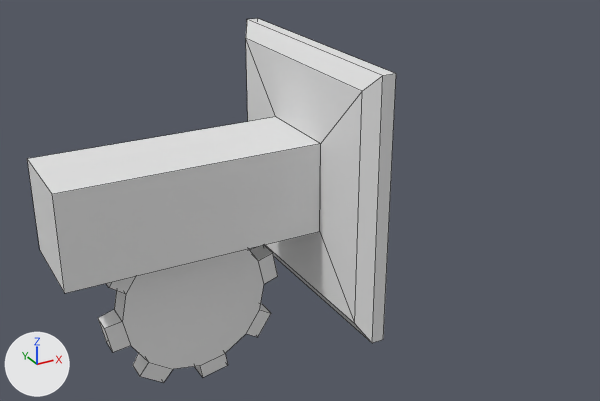
The Blender file Assets/Crusher.blend: old version first, new version second.
Before and after are seen from a camera (50 mm lens) standing at (-1.97, -2.63, 1.7) and looking at (-0.52, 0.01, 0.37). Lighting does not change. The marker at lower left points along +X, +Y and +Z. The picture after the commit comes second. Mesh edges are drawn as thin lines.

The first picture shows 'Crusher', 'Cylinder'.
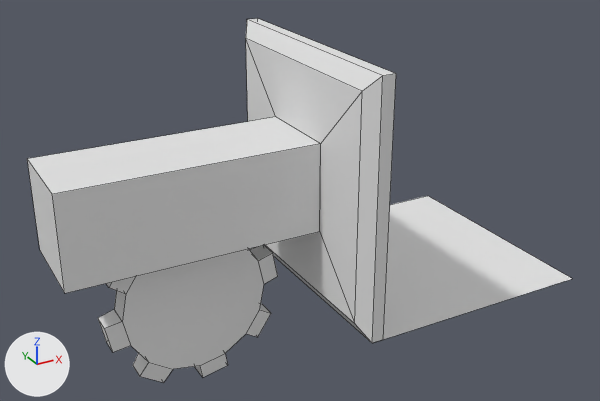
What differs and where, as boxes (x1, y1, x2, y2) in the pictures (600 x 401 px):
```json
{"object": "Floor", "change": "added", "after": [383, 196, 572, 340]}
```

Scene script edits in JSON lines:
```json
{"op": "add", "block": "me_plane", "code": ["me_plane = bpy.data.meshes.new('Plane')", "me_plane.from_pydata([(-0.5, -0.5, 0.0), (0.5, -0.5, 0.0), (-0.5, 0.5, 0.0), (0.5, 0.5, 0.0)], [], [(0, 1, 3, 2)])"]}
{"op": "add", "block": "ob_floor", "code": ["ob_floor = bpy.data.objects.new('Floor', me_plane)", "ob_floor.location = (0.0, 0.0, 0.0)"]}
```
